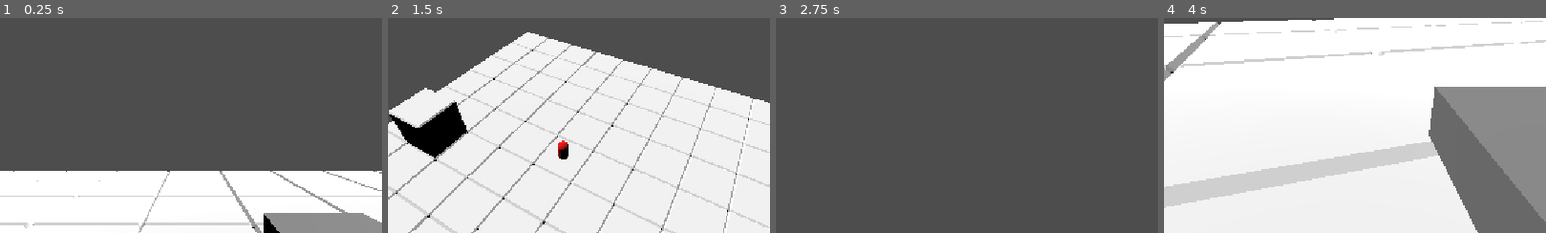
Above: before the commit, frames 1-4 (left to right).
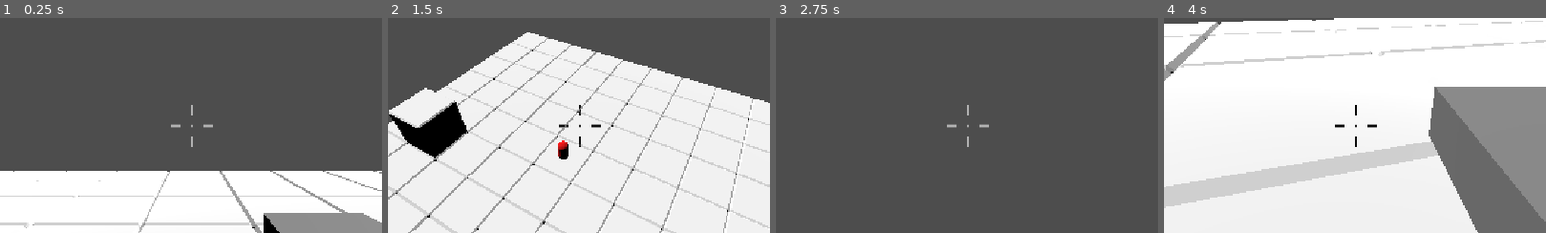
Above: after the commit, the same moments.

Repository: NipunaGi/HackPrinceton_SRPG
Game: Godot game, scene res://Scenes/node_3d.tscn
The game is run twice, just before and just after one commit, with the same random seed, the same clock (stepped at 60 frames per second) and the same inputs.
Inputs (mouse positions are % of the whole screen's width and height, from its top left):
- Up to frame 1 (0.25 s): no input
- Up to frame 2 (1.5 s): move the mouse to (72, 45) at 0.52 s; hold Right (right) 0.53-1.28 s; tap Space (jump) at 0.77 s; move the mouse to (30, 55) at 1.27 s; hold Down (back) from 1.28 s (still down)
- Up to frame 3 (2.75 s): tap Space (jump) at 1.52 s; move the mouse to (60, 28) at 2.02 s; release Down (back) at 2.03 s; hold Right (right) from 2.03 s (still down)
- Up to frame 4 (4 s): tap Enter at 2.75 s; move the mouse to (45, 70) at 2.77 s; release Right (right) at 2.78 s; hold Up (forward) 2.78-3.53 s; tap Space (jump) at 3.02, 3.5, 3.77 s; move the mouse to (80, 65) at 3.52 s; hold Left (left) from 3.53 s (still down)
The pictures show only the part of the screen within x 25-75%, y 25-75%; the shares and areas given below are measured in that part.

The runs differ from the first frame. In frame 1, 0.1% of the frame differs, in the area x 44-56%, y 40-60%; in frame 2, 0.1%; in frame 3, 0.1%; in frame 4, 0.1%.

Commit message:
added crosshair

Diff:
--- a/project-srpg/Scenes/node_3d.tscn
+++ b/project-srpg/Scenes/node_3d.tscn
@@ -2,7 +2,7 @@
 
 [ext_resource type="Script" uid="uid://cgso6b777sf82" path="res://Scripts/Player.gd" id="1_a202f"]
 [ext_resource type="MeshLibrary" uid="uid://dlohrx1afpxsl" path="res://Blocks/blocks.tres" id="1_okq71"]
-[ext_resource type="Script" uid="uid://6x73jqbnk6om" path="res://Scripts/CameraSpringArm.gd" id="2_noarx"]
+[ext_resource type="Script" uid="uid://6x73jqbnk6om" path="res://Scripts/MouseLook.gd" id="2_noarx"]
 [ext_resource type="Script" uid="uid://c1xv02ncl6uff" path="res://Scenes/enemy.gd" id="4_wosnj"]
 [ext_resource type="PackedScene" uid="uid://c1kpymc87y2b8" path="res://UI/main.tscn" id="5_t3l2h"]
 
@@ -62,11 +62,10 @@
 [node name="FP_CAM" type="Camera3D" parent="Player/Firstperson"]
 transform = Transform3D(1, 0, 0, 0, 1, 0, 0, 0, 1, 0.23883772, 0.31898093, 0)
 
-[node name="CameraSpringArm" type="SpringArm3D" parent="." node_paths=PackedStringArray("player")]
+[node name="CameraSpringArm" type="SpringArm3D" parent="."]
 transform = Transform3D(0.8660254, 0.35355338, 0.35355338, 0, 0.70710677, -0.70710677, -0.5, 0.6123724, 0.6123724, 0, 7.5216584, 0)
 spring_length = -15.0
 script = ExtResource("2_noarx")
-player = NodePath("../Player")
 
 [node name="TP_CAM" type="Camera3D" parent="CameraSpringArm"]
 transform = Transform3D(-1, 5.9604645e-08, -1.1920929e-07, 2.9802322e-08, 1.0000001, 0, 8.940697e-08, 0, -1.0000001, 0.3696588, -0.619267, 0.9210925)
--- /dev/null
+++ b/project-srpg/Scripts/CrosshairController.gd
@@ -0,0 +1,34 @@
+# CrosshairController.gd
+# Attach this script to your TextureRect node (the crosshair).
+
+extends TextureRect
+
+# Path to the shader file we created.
+const INVERTED_SHADER_PATH = "res://Shaders/inverted_crosshair.gdshader"
+
+func _ready():
+	# 1. Load the shader resource (the .gdshader file).
+	var shader_resource = load(INVERTED_SHADER_PATH)
+	if not shader_resource:
+		print("ERROR: Could not load shader resource at ", INVERTED_SHADER_PATH)
+		return
+
+	# 2. Create a new ShaderMaterial and assign the shader resource to it.
+	var shader_material = ShaderMaterial.new() # Renamed variable to avoid shadowing
+	shader_material.shader = shader_resource
+
+	# 3. Apply the ShaderMaterial to this TextureRect node.
+	# We assign the local 'shader_material' variable to the 'self.material' property.
+	self.material = shader_material
+
+	# IMPORTANT SETUP NOTE:
+	# For the SCREEN_TEXTURE to work, the Material must have the "CanvasItem"
+	# property "Light Mode" set to "Unshaded" AND the "CanvasItem" property
+	# "Cull Mode" set to "Disabled" or "Clockwise".
+
+
+	# Since this shader uses SCREEN_TEXTURE, ensure the canvas is set up correctly:
+	# 1. The root UI container must have the viewport or Camera2D set up to capture the screen.
+	# 2. The TextureRect should be the last drawn element to get the latest screen content.
+	# 3. The surrounding scene viewport MUST have 'Filter' set to 'Nearest' or 'Linear'
+	#    under Project Settings -> General -> Rendering -> Quality -> Default Texture Filter.
--- /dev/null
+++ b/project-srpg/Shaders/inverted_crosshair.gdshader
@@ -0,0 +1,26 @@
+// This shader inverts the colors of whatever is under the crosshair texture.
+shader_type canvas_item;
+
+// FIX: SCREEN_TEXTURE must now be explicitly defined as a uniform with the hint_screen_texture flag.
+uniform sampler2D SCREEN_TEXTURE : hint_screen_texture;
+
+void fragment() {
+	// 1. Get the color of the screen underneath the crosshair texture.
+	// We use SCREEN_UV as the coordinate to sample the screen texture.
+	vec3 screen_color = texture(SCREEN_TEXTURE, SCREEN_UV).rgb;
+
+	// 2. Invert the color (1.0 - color)
+	vec3 inverted_color = 1.0 - screen_color;
+
+	// 3. Set the final RGB color to the inverted screen color.
+	COLOR.rgb = inverted_color;
+
+	// 4. Use the alpha channel (transparency) from the crosshair's TextureRect texture (TEXTURE).
+	// This ensures the inverted color is only visible where the crosshair image is drawn.
+	COLOR.a = texture(TEXTURE, UV).a;
+}
+
+//void light() {
+//	// Called for every pixel for every light affecting the material.
+//	// Uncomment to replace the default light processing function with this one.
+//}
--- a/project-srpg/UI/main.tscn
+++ b/project-srpg/UI/main.tscn
@@ -1,7 +1,9 @@
-[gd_scene load_steps=8 format=3 uid="uid://c1kpymc87y2b8"]
+[gd_scene load_steps=10 format=3 uid="uid://c1kpymc87y2b8"]
 
 [ext_resource type="Texture2D" uid="uid://bt6j57giqnf3f" path="res://UI/steve_face.jpg" id="1_emhnf"]
 [ext_resource type="Texture2D" uid="uid://cisytfiwd8nsu" path="res://UI/metal-bar.svg" id="2_uw6j2"]
+[ext_resource type="Texture2D" uid="uid://cliljhk08e5xr" path="res://UI/crosshair.png" id="3_uw6j2"]
+[ext_resource type="Script" uid="uid://bgcqwhuedvv16" path="res://Scripts/CrosshairController.gd" id="4_dyfb5"]
 
 [sub_resource type="StyleBoxFlat" id="StyleBoxFlat_dyfb5"]
 bg_color = Color(0, 0.47178602, 0.21054193, 1)
@@ -139,3 +141,20 @@
 text = "98"
 horizontal_alignment = 1
 vertical_alignment = 1
+
+[node name="Crosshair" type="TextureRect" parent="."]
+custom_minimum_size = Vector2(16, 16)
+layout_mode = 1
+anchors_preset = 8
+anchor_left = 0.5
+anchor_top = 0.5
+anchor_right = 0.5
+anchor_bottom = 0.5
+offset_left = -20.0
+offset_top = -20.0
+offset_right = 20.0
+offset_bottom = 20.0
+grow_horizontal = 2
+grow_vertical = 2
+texture = ExtResource("3_uw6j2")
+script = ExtResource("4_dyfb5")
Not shown, added: project-srpg/Scripts/CrosshairController.gd.uid
Not shown, added: project-srpg/Shaders/inverted_crosshair.gdshader.uid
Binary file added: project-srpg/UI/crosshair.png
Not shown, added: project-srpg/UI/crosshair.png.import
